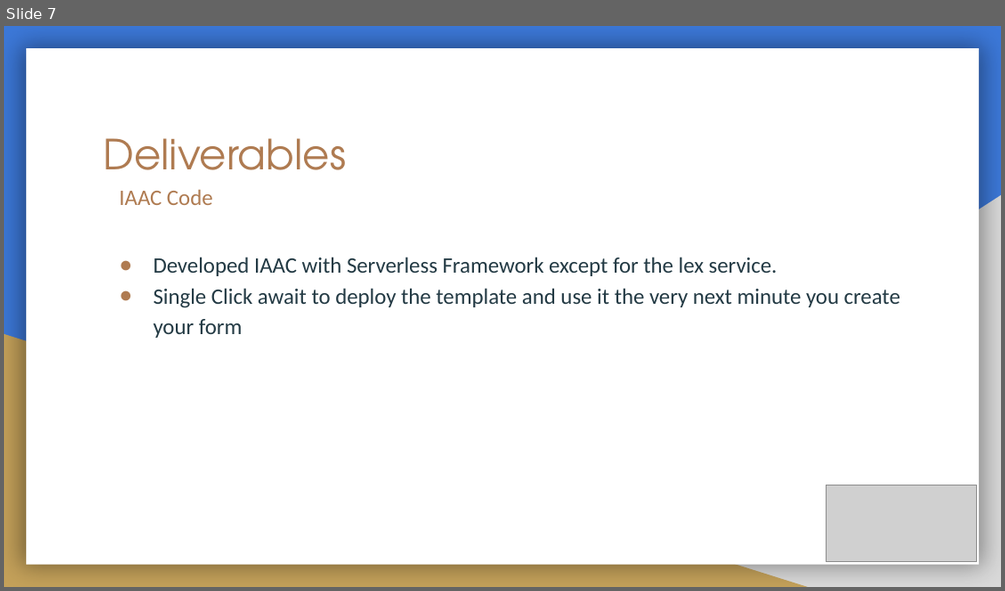
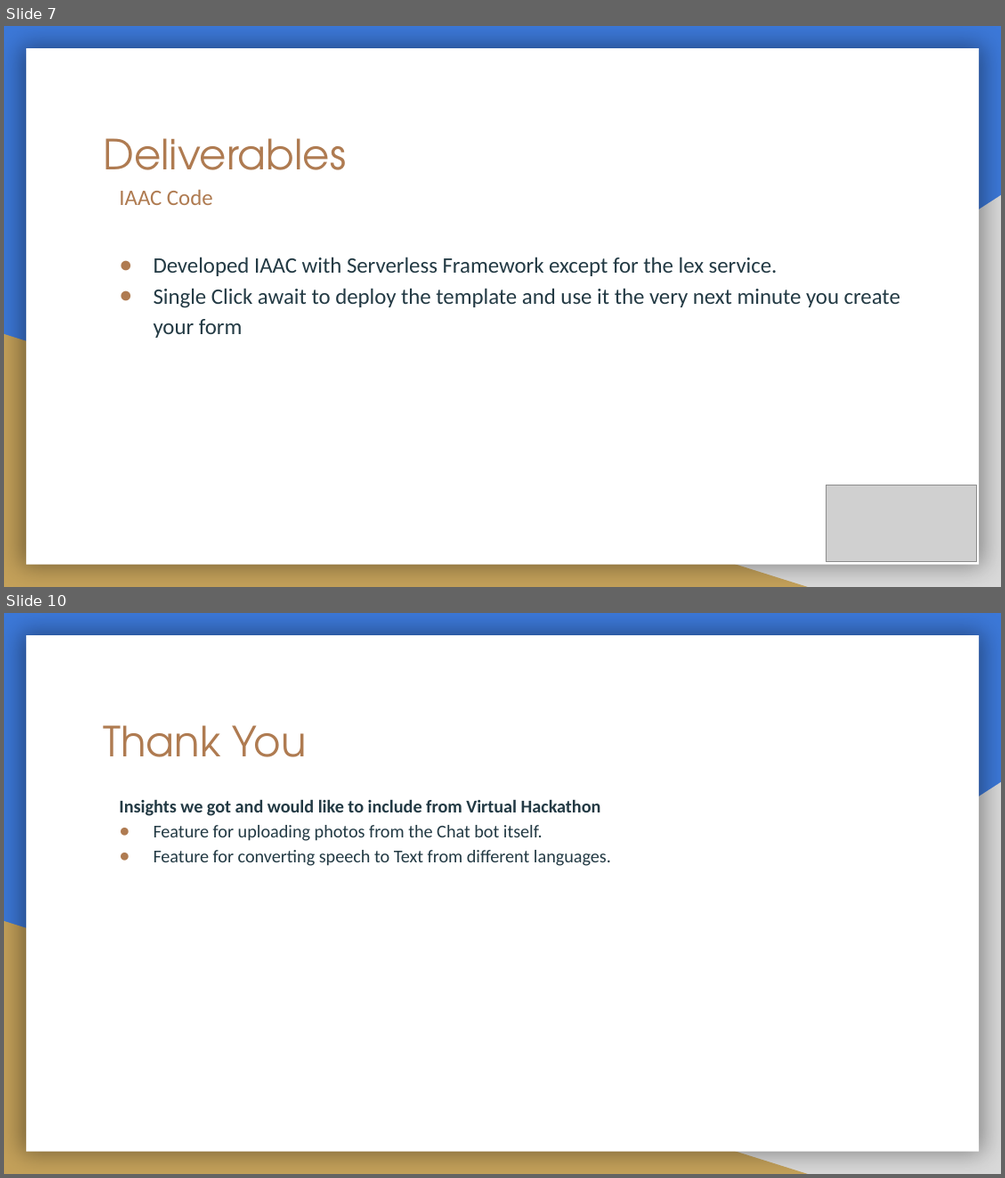
Before and after one commit to mohankrishna225/Virtual-Hackathon, a slide deck: ppt.pptx. Shown one above the other, each under a label of ours: slide 7 before the commit, slides 7 and 10 after it; the slides between them are not shown. The pictures are 1005x591 and 1005x1178 pixels, drawn with LibreOffice and Linux fonts; fonts in the diff are those of the drawing; grey boxes stand for pictures. Boxes give left, top, right and bottom in pixels: in the first picture for what was removed or moved away, otherwise in the second. Text is boxed around its words. In the diff, an @@ line names an element or a change of style, - is before the commit and + after.

```diff
--- a/ppt.pptx
+++ b/ppt.pptx
@@ slide 10 added at (4, 613, 1001, 1174), background #3C78D8; not listed: 3 template elements that a slide beside it also shows @@
@@ title added at (104, 725, 306, 757), 30 pt, text #AF7B51 @@
+Thank You
@@ text added at (119, 799, 611, 866), 13 pt, text #233A44 @@
+Insights we got and would like to include from Virtual Hackathon
+● Feature for uploading photos from the Chat bot itself.
+● Feature for converting speech to Text from different languages.
```
Also in this commit, not shown: 1 slide changed, 1 other slide added.
